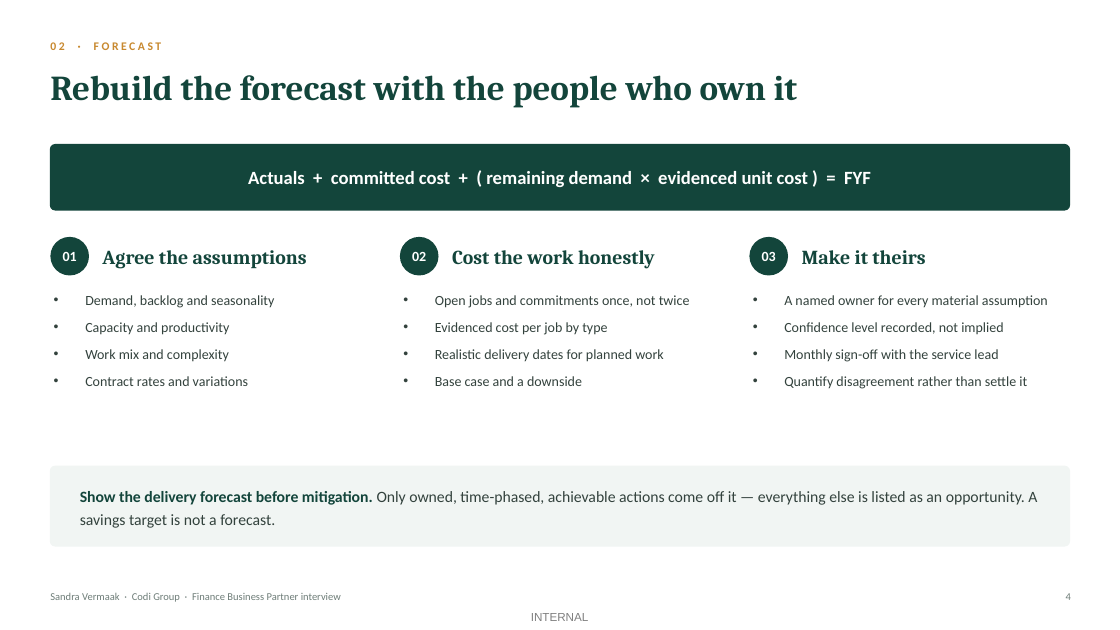
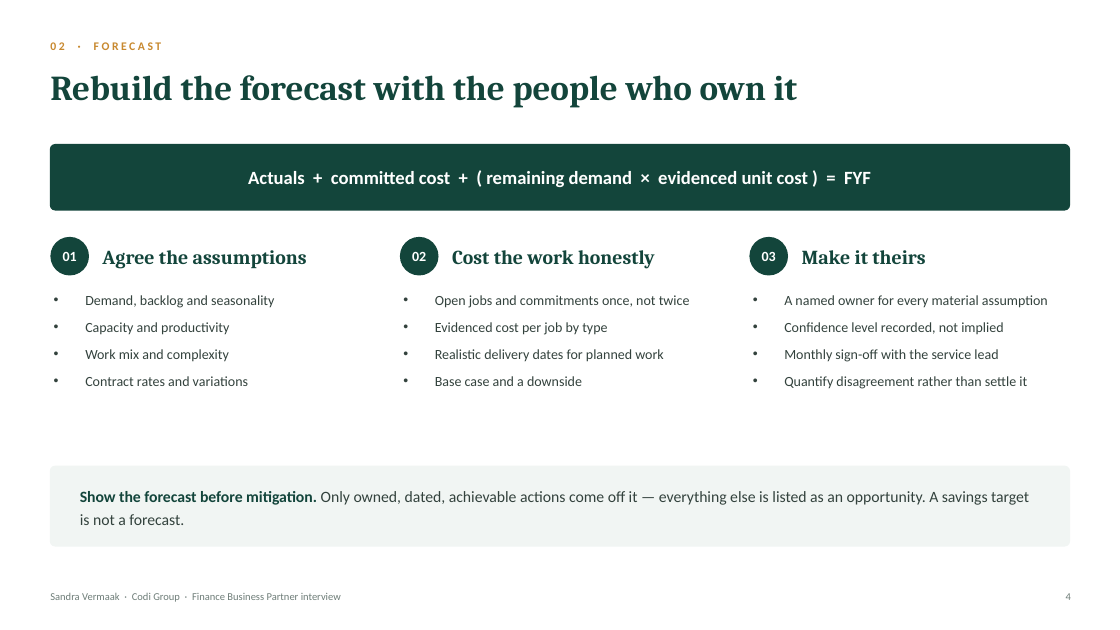
Before and after one commit to JustusVermaakSkystrm/rugby-rwc-2027, a slide deck: slide 4 of briefings/Codi_Presentation_Sandra_Vermaak.pptx. Drawn at 1120x630 pixels with LibreOffice and Linux fonts; fonts in the diff are those of the drawing. Boxes give left, top, right and bottom in pixels: in the first picture for what was removed or moved away, otherwise in the second. Text is boxed around its words. In the diff, an @@ line names an element or a change of style, - is before the commit and + after.

```diff
--- a/briefings/Codi_Presentation_Sandra_Vermaak.pptx
+++ b/briefings/Codi_Presentation_Sandra_Vermaak.pptx
@@ text at [80, 491, 1029, 525]: text changed @@
-Show the delivery forecast before mitigation. Only owned, time-phased, achievable actions come off it — everything else is listed as an opportunity. A savings target is not a forecast.
+Show the forecast before mitigation. Only owned, dated, achievable actions come off it — everything else is listed as an opportunity. A savings target is not a forecast.
@@ text removed at [531, 613, 589, 621] @@
-INTERNAL
```
Also in this commit, not shown: 5 other slides changed, 1 slide added, 1 slide removed, 2 other files.
